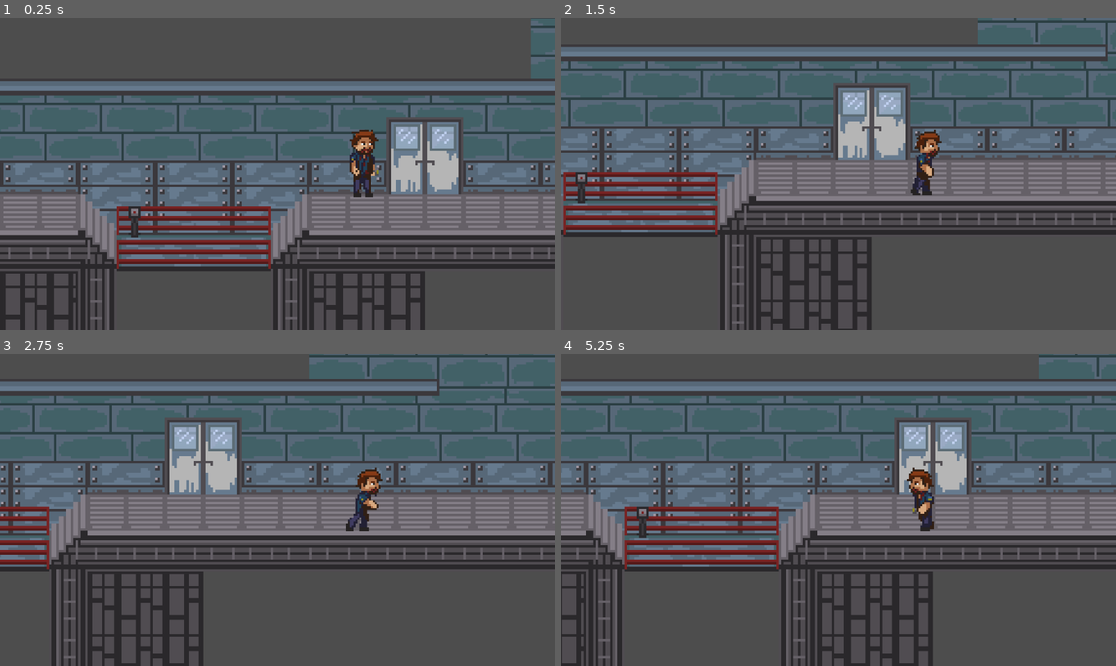
Above: before the commit, frames 1-4 (two rows, left to right).
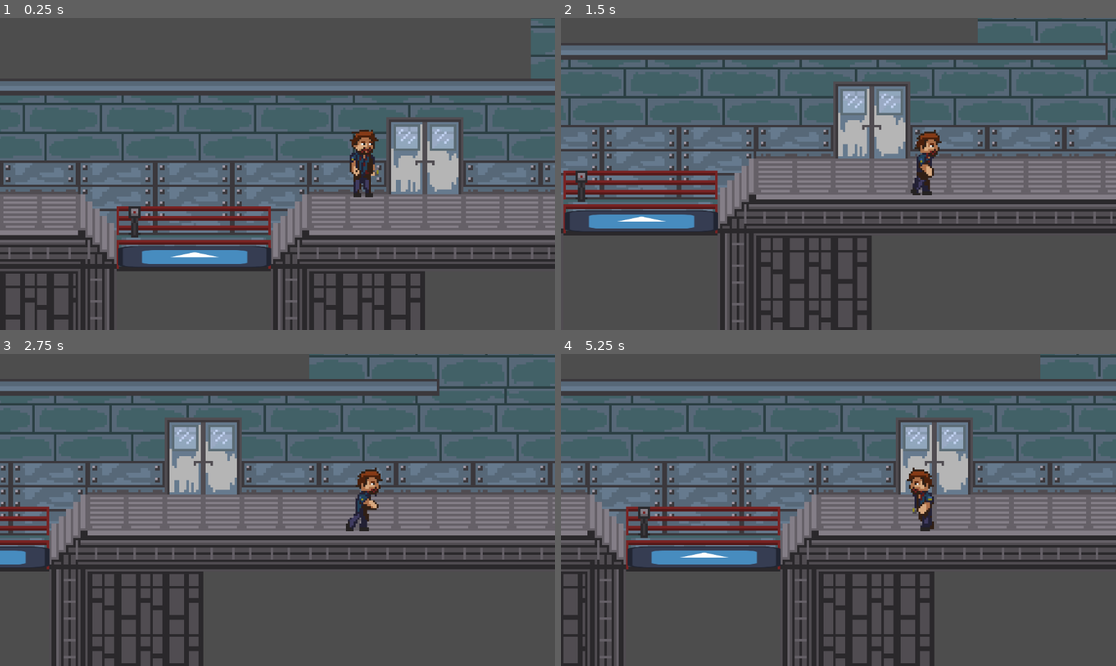
Above: after the commit, the same moments.

Repository: ZixHD/Toxic-Terror-Gamejam
Game: Godot game, scene res://Map/test.tscn
Same seed, same stepped clock (60 frames per second), same inputs: the game is played once before the commit and once after it. The project has no main scene, so this scene is started directly. The engine's default icon, where the game draws it, is replaced by a stand-in: a white triangle on a blue panel in a dark square.
Inputs (mouse positions are in pixels of both pictures, inside the frame that each line leads up to):
- Up to frame 1 (0.25 s): no input
- Up to frame 2 (1.5 s): tap Enter at 0.5 s; move the mouse to (960, 158) at 0.52 s; hold D (right) 0.53-1.28 s; hold E (interact) 0.53-1.28 s; click (960, 158) at 0.67 s; tap Shift (run) at 0.8, 1.35 s; move the mouse to (727, 189) at 1.27 s; hold S (down) from 1.28 s (still down)
- Up to frame 3 (2.75 s): tap E (interact) at 1.55 s; move the mouse to (333, 441) at 2.02 s; release S (down) at 2.03 s; hold D (right) from 2.03 s (still down); hold E (interact) from 2.03 s (still down); tap Shift (run) at 2.3 s
- Up to frame 4 (5.25 s): move the mouse to (810, 572) at 2.77 s; release D (right) at 2.78 s; release E (interact) at 2.78 s; hold W (up) 2.78-3.53 s; tap Shift (run) at 2.85, 3.8, 4.35 s; click (810, 572) at 2.92 s; tap E (interact) at 3.05, 4.55 s; move the mouse to (1005, 556) at 3.52 s; hold E (interact) 3.53-4.28 s; hold A (left) 3.53-5.03 s; move the mouse to (672, 463) at 4.27 s; move the mouse to (866, 510) at 5.02 s; hold S (down) from 5.03 s (still down); hold E (interact) from 5.03 s (still down); click (866, 510) at 5.17 s

The runs differ from the first frame. In frame 1, 1.8% of the frame differs, in the area x 21-49%, y 73-80%; in frame 2, 17%, in the area x 0-100%, y 0-100%; in frame 3, 0.6%; in frame 4, 7.8%.

Commit message:
added elevator logic

Diff:
--- /dev/null
+++ b/toxic-terror-gamejam/Entity/Elevator/elevator.gd
@@ -0,0 +1,30 @@
+extends StaticBody2D
+@onready var interaction_area: InteractionArea = $InteractionArea
+@onready var animation_player: AnimationPlayer = $AnimationPlayer
+@onready var player = get_tree().get_first_node_in_group("Player")
+@onready var marker_2d: Marker2D = $Marker2D
+var animation: bool = false
+
+func _ready() -> void:
+	interaction_area.interact = Callable(self, "_on_interact")
+	pass
+
+func _physics_process(_delta: float) -> void:
+	if animation:
+		print("true")
+		player.global_position = marker_2d.global_position
+
+func _on_interact() -> void:
+	#based on the level data from GameManager choose ascend or descend
+	player.cutscene = true
+	start_descend()
+
+func start_descend() -> void:
+	animation_player.play("descend")
+	animation = true
+	await animation_player.animation_finished
+	pass
+
+
+func start_ascend() -> void:
+	pass
--- /dev/null
+++ b/toxic-terror-gamejam/Entity/Elevator/elevator.tscn
@@ -0,0 +1,124 @@
+[gd_scene load_steps=9 format=3 uid="uid://cqjl7myebbg2s"]
+
+[ext_resource type="Script" uid="uid://cv4q31fu5cihv" path="res://Entity/Elevator/elevator.gd" id="1_de7kw"]
+[ext_resource type="PackedScene" uid="uid://ln0u1gs5g330" path="res://Utils/Interaction/interaction_area/interaction_area.tscn" id="2_ux8cn"]
+[ext_resource type="Texture2D" uid="uid://bct5o0vsn6aed" path="res://icon.svg" id="3_ux8cn"]
+
+[sub_resource type="RectangleShape2D" id="RectangleShape2D_f73sr"]
+size = Vector2(31, 55.5)
+
+[sub_resource type="Animation" id="Animation_f73sr"]
+length = 8.0
+tracks/0/type = "value"
+tracks/0/imported = false
+tracks/0/enabled = true
+tracks/0/path = NodePath("Sprite2D:position")
+tracks/0/interp = 1
+tracks/0/loop_wrap = true
+tracks/0/keys = {
+"times": PackedFloat32Array(0),
+"transitions": PackedFloat32Array(1),
+"update": 0,
+"values": [Vector2(8, 25)]
+}
+tracks/1/type = "value"
+tracks/1/imported = false
+tracks/1/enabled = true
+tracks/1/path = NodePath("CollisionShape2D:position")
+tracks/1/interp = 1
+tracks/1/loop_wrap = true
+tracks/1/keys = {
+"times": PackedFloat32Array(0),
+"transitions": PackedFloat32Array(1),
+"update": 0,
+"values": [Vector2(7, 200)]
+}
+tracks/2/type = "value"
+tracks/2/imported = false
+tracks/2/enabled = true
+tracks/2/path = NodePath("Marker2D:position")
+tracks/2/interp = 1
+tracks/2/loop_wrap = true
+tracks/2/keys = {
+"times": PackedFloat32Array(0),
+"transitions": PackedFloat32Array(1),
+"update": 0,
+"values": [Vector2(-38, 14)]
+}
+
+[sub_resource type="Animation" id="Animation_ux8cn"]
+resource_name = "descend"
+length = 8.0
+tracks/0/type = "value"
+tracks/0/imported = false
+tracks/0/enabled = true
+tracks/0/path = NodePath("Sprite2D:position")
+tracks/0/interp = 1
+tracks/0/loop_wrap = true
+tracks/0/keys = {
+"times": PackedFloat32Array(0, 8),
+"transitions": PackedFloat32Array(1, 1),
+"update": 0,
+"values": [Vector2(8, 25), Vector2(8, 200)]
+}
+tracks/1/type = "value"
+tracks/1/imported = false
+tracks/1/enabled = true
+tracks/1/path = NodePath("CollisionShape2D:position")
+tracks/1/interp = 1
+tracks/1/loop_wrap = true
+tracks/1/keys = {
+"times": PackedFloat32Array(0, 8),
+"transitions": PackedFloat32Array(1, 1),
+"update": 0,
+"values": [Vector2(7.0000005, 25), Vector2(7, 200)]
+}
+tracks/2/type = "value"
+tracks/2/imported = false
+tracks/2/enabled = true
+tracks/2/path = NodePath("Marker2D:position")
+tracks/2/interp = 1
+tracks/2/loop_wrap = true
+tracks/2/keys = {
+"times": PackedFloat32Array(0, 8),
+"transitions": PackedFloat32Array(1, 1),
+"update": 0,
+"values": [Vector2(-38, -18), Vector2(-38, 156)]
+}
+
+[sub_resource type="AnimationLibrary" id="AnimationLibrary_4q2bv"]
+_data = {
+&"RESET": SubResource("Animation_f73sr"),
+&"descend": SubResource("Animation_ux8cn")
+}
+
+[sub_resource type="RectangleShape2D" id="RectangleShape2D_4q2bv"]
+size = Vector2(158.5, 16.5)
+
+[node name="Elevator" type="StaticBody2D"]
+script = ExtResource("1_de7kw")
+
+[node name="Sprite2D" type="Sprite2D" parent="."]
+position = Vector2(8, 25)
+scale = Vector2(1.2421875, 0.171875)
+texture = ExtResource("3_ux8cn")
+
+[node name="InteractionArea" parent="." instance=ExtResource("2_ux8cn")]
+position = Vector2(-52, -18)
+
+[node name="CollisionShape2D" type="CollisionShape2D" parent="InteractionArea"]
+position = Vector2(-1, 6)
+shape = SubResource("RectangleShape2D_f73sr")
+
+[node name="AnimationPlayer" type="AnimationPlayer" parent="."]
+libraries = {
+&"": SubResource("AnimationLibrary_4q2bv")
+}
+
+[node name="CollisionShape2D" type="CollisionShape2D" parent="."]
+position = Vector2(7, 200)
+scale = Vector2(0.99999994, 1)
+shape = SubResource("RectangleShape2D_4q2bv")
+
+[node name="Marker2D" type="Marker2D" parent="."]
+position = Vector2(-38, 14)
--- a/toxic-terror-gamejam/Entity/Player/Player.tscn
+++ b/toxic-terror-gamejam/Entity/Player/Player.tscn
@@ -1,7 +1,8 @@
-[gd_scene load_steps=15 format=4 uid="uid://ctu01ogyncypp"]
+[gd_scene load_steps=16 format=4 uid="uid://ctu01ogyncypp"]
 
 [ext_resource type="Script" uid="uid://bueu1o5xeq1wo" path="res://Entity/Player/Player.gd" id="1_ic0o1"]
 [ext_resource type="Script" uid="uid://64vdm6c8cv1u" path="res://Utils/StatePattern/StateMachine.gd" id="3_43y4t"]
+[ext_resource type="Script" uid="uid://c6qw4v5pbwbi0" path="res://Utils/StatePattern/States/Cutscene.gd" id="6_wu0n7"]
 [ext_resource type="Script" uid="uid://mc5su1x4bvcx" path="res://Utils/StatePattern/States/Running.gd" id="7_vk8em"]
 [ext_resource type="Script" uid="uid://ijddmmpv3k2e" path="res://Utils/StatePattern/States/Walk.gd" id="9_mxhgp"]
 [ext_resource type="Script" uid="uid://c2b8whvj6o5uf" path="res://Utils/StatePattern/States/Idle.gd" id="10_awppf"]
@@ -175,3 +176,6 @@
 
 [node name="Running" type="Node" parent="StateMachine"]
 script = ExtResource("7_vk8em")
+
+[node name="Cutscene" type="Node" parent="StateMachine"]
+script = ExtResource("6_wu0n7")
--- a/toxic-terror-gamejam/Entity/Player/player.gd
+++ b/toxic-terror-gamejam/Entity/Player/player.gd
@@ -8,7 +8,11 @@
 var stamina_recovery_rate: float = 15.0
 var can_run: bool = true
 var last_facing_direction: String = "right"
+var cutscene: bool = false
 const GRAVITY = 1500.0;
 
 func physics_process(_delta: float) -> void:
+	if cutscene:
+		velocity = Vector2.ZERO
+
 	pass
--- a/toxic-terror-gamejam/Map/test.tscn
+++ b/toxic-terror-gamejam/Map/test.tscn
@@ -1,10 +1,11 @@
-[gd_scene load_steps=12 format=4 uid="uid://bxs3kw4grss7j"]
+[gd_scene load_steps=13 format=4 uid="uid://bxs3kw4grss7j"]
 
 [ext_resource type="PackedScene" uid="uid://ctu01ogyncypp" path="res://Entity/Player/Player.tscn" id="1_hxx1a"]
 [ext_resource type="Texture2D" uid="uid://b528bfukrqv0k" path="res://Assets/Map/Entrance.png" id="1_kmgeg"]
 [ext_resource type="Texture2D" uid="uid://c2wgwwhw7tct5" path="res://Assets/Map/WholeMap.png" id="2_lhw50"]
 [ext_resource type="PackedScene" uid="uid://dg17rlvu6dhy2" path="res://Entity/KeyPad/key_pad.tscn" id="3_lhw50"]
 [ext_resource type="Script" uid="uid://b4o2tnpc0heat" path="res://Map/door_1.gd" id="5_0q0wn"]
+[ext_resource type="PackedScene" uid="uid://cqjl7myebbg2s" path="res://Entity/Elevator/elevator.tscn" id="6_tyb8m"]
 
 [sub_resource type="TileSetAtlasSource" id="TileSetAtlasSource_3d36u"]
 texture = ExtResource("1_kmgeg")
@@ -422,9 +423,13 @@
 11:5/0 = 0
 11:5/0/physics_layer_0/polygon_0/points = PackedVector2Array(-5.2159023, -8, 8, -8, 8, 4.4964676)
 12:5/0 = 0
+12:5/0/physics_layer_0/polygon_0/points = PackedVector2Array(-8, -8, -8, 4.3166103, 8, 4.3166103, 8, -8)
 13:5/0 = 0
+13:5/0/physics_layer_0/polygon_0/points = PackedVector2Array(-8, -8, -8, 4.3166103, 8, 4.3166103, 8, -8)
 14:5/0 = 0
+14:5/0/physics_layer_0/polygon_0/points = PackedVector2Array(-8, -8, -8, 4.3166103, 8, 4.3166103, 8, -8)
 15:5/0 = 0
+15:5/0/physics_layer_0/polygon_0/points = PackedVector2Array(-8, -8, -8, 4.3166103, 8, 4.3166103, 8, -8)
 16:5/0 = 0
 16:5/0/physics_layer_0/polygon_0/points = PackedVector2Array(-8, -8, -8, 5.036045, 5.3957634, -8)
 17:5/0 = 0
@@ -710,5 +715,8 @@
 position = Vector2(2, 10.5)
 shape = SubResource("RectangleShape2D_lhw50")
 
+[node name="Elevator" parent="." instance=ExtResource("6_tyb8m")]
+position = Vector2(-367, 240)
+
 [connection signal="body_entered" from="Doors/Door_1" to="Doors/Door_1" method="_on_body_entered"]
 [connection signal="body_exited" from="Doors/Door_1" to="Doors/Door_1" method="_on_body_exited"]
--- /dev/null
+++ b/toxic-terror-gamejam/Utils/StatePattern/States/Cutscene.gd
@@ -0,0 +1,13 @@
+extends State
+class_name Cutscene
+
+@onready var player = get_tree().get_first_node_in_group("Player")
+@onready var animation_player: AnimationPlayer = $"../../AnimationPlayer"
+
+
+
+func Physics_Update(_delta: float):
+
+	player.velocity = Vector2.ZERO
+	if player.cutscene == false:
+		Transitioned.emit(self, "idle")
--- a/toxic-terror-gamejam/Utils/StatePattern/States/Idle.gd
+++ b/toxic-terror-gamejam/Utils/StatePattern/States/Idle.gd
@@ -7,6 +7,7 @@
 var rng = RandomNumberGenerator.new()
 
 func Enter():
+	print("idle")
 	_update_animation()
 
 func _update_animation():
@@ -28,9 +29,7 @@
 	var direction_x = Input.get_axis("left", "right")
 	var direction_y = Input.get_axis("up", "down")
 
-	if direction_x != 0 or direction_y != 0:
-		Transitioned.emit(self, "walk")
-		return
+	_change_state(direction_x, direction_y)
 
 
 	if player.stamina >= player.max_stamina * 0.25:
@@ -38,3 +37,11 @@
 
 	player.stamina += player.stamina_recovery_rate * _delta
 	player.stamina = min(player.stamina, player.max_stamina)
+
+func _change_state(direction_x, direction_y):
+	if direction_x != 0 or direction_y != 0:
+		Transitioned.emit(self, "walk")
+		return
+	if player.cutscene:
+		Transitioned.emit(self, "cutscene")
+		return
--- a/toxic-terror-gamejam/Utils/StatePattern/States/Running.gd
+++ b/toxic-terror-gamejam/Utils/StatePattern/States/Running.gd
@@ -19,6 +19,18 @@
 	var direction_x = Input.get_axis("left", "right")
 	var direction_y = Input.get_axis("up", "down")
 
+	_change_state(direction_x)
+
+	player.stamina -= player.stamina_drain_rate * _delta
+	player.stamina = max(player.stamina, 0)
+
+	player.velocity.x = direction_x * player.running_speed
+	player.velocity.y = direction_y * player.running_speed
+	player.move_and_slide()
+
+
+func _change_state(direction_x):
+
 	if direction_x < 0:
 		player.last_facing_direction = "left"
 	elif direction_x > 0:
@@ -32,9 +44,6 @@
 		Transitioned.emit(self, "walk")
 		return
 
-	player.stamina -= player.stamina_drain_rate * _delta
-	player.stamina = max(player.stamina, 0)
-
-	player.velocity.x = direction_x * player.running_speed
-	player.velocity.y = direction_y * player.running_speed
-	player.move_and_slide()
+	if player.cutscene:
+		Transitioned.emit(self, "cutscene")
+		return
--- a/toxic-terror-gamejam/Utils/StatePattern/States/Walk.gd
+++ b/toxic-terror-gamejam/Utils/StatePattern/States/Walk.gd
@@ -5,9 +5,8 @@
 @onready var animation_player: AnimationPlayer = $"../../AnimationPlayer"
 
 func Enter():
-	print("sao u walk")
 	_update_animation()
-
+	print("walk")
 func _update_animation():
 	if player.last_facing_direction == "right":
 		animation_player.play("walkR")
@@ -20,15 +19,29 @@
 	var direction_y = Input.get_axis("up", "down")
 	var running_flag = Input.is_action_pressed("run")
 
+	_change_state(direction_x, direction_y, running_flag)
 
+
+	if player.stamina >= player.max_stamina * 0.25:
+		player.can_run = true
+
+
+
+
+	player.stamina += player.stamina_recovery_rate * _delta
+	player.stamina = min(player.stamina, player.max_stamina)
+	player.velocity.x = direction_x * player.speed
+	player.velocity.y = direction_y * player.speed
+
+	player.move_and_slide()
+
+
+func _change_state(direction_x, direction_y, running_flag):
 	if direction_x < 0:
 		player.last_facing_direction = "left"
 	elif direction_x > 0:
 		player.last_facing_direction = "right"
-
-	if player.stamina >= player.max_stamina * 0.25:
-		player.can_run = true
-
+	_update_animation()
 
 	if direction_x == 0 and direction_y == 0:
 		Transitioned.emit(self, "idle")
@@ -38,10 +51,6 @@
 		if running_flag and direction_x != 0:
 			Transitioned.emit(self, "running")
 
-	player.stamina += player.stamina_recovery_rate * _delta
-	player.stamina = min(player.stamina, player.max_stamina)
-	player.velocity.x = direction_x * player.speed
-	player.velocity.y = direction_y * player.speed
-
-	player.move_and_slide()
-	_update_animation()
+	if player.cutscene:
+		Transitioned.emit(self, "cutscene")
+		return
Not shown, added: toxic-terror-gamejam/Entity/Elevator/elevator.gd.uid
Not shown, added: toxic-terror-gamejam/Utils/StatePattern/States/Cutscene.gd.uid
